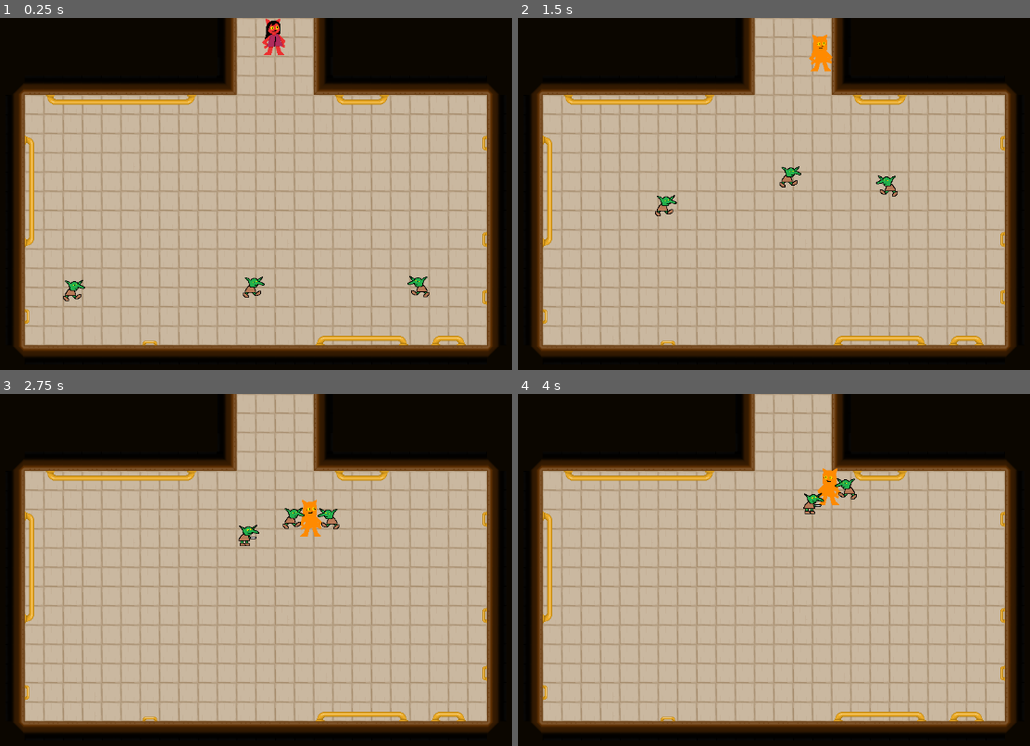
Above: before the commit, frames 1-4 (two rows, left to right).
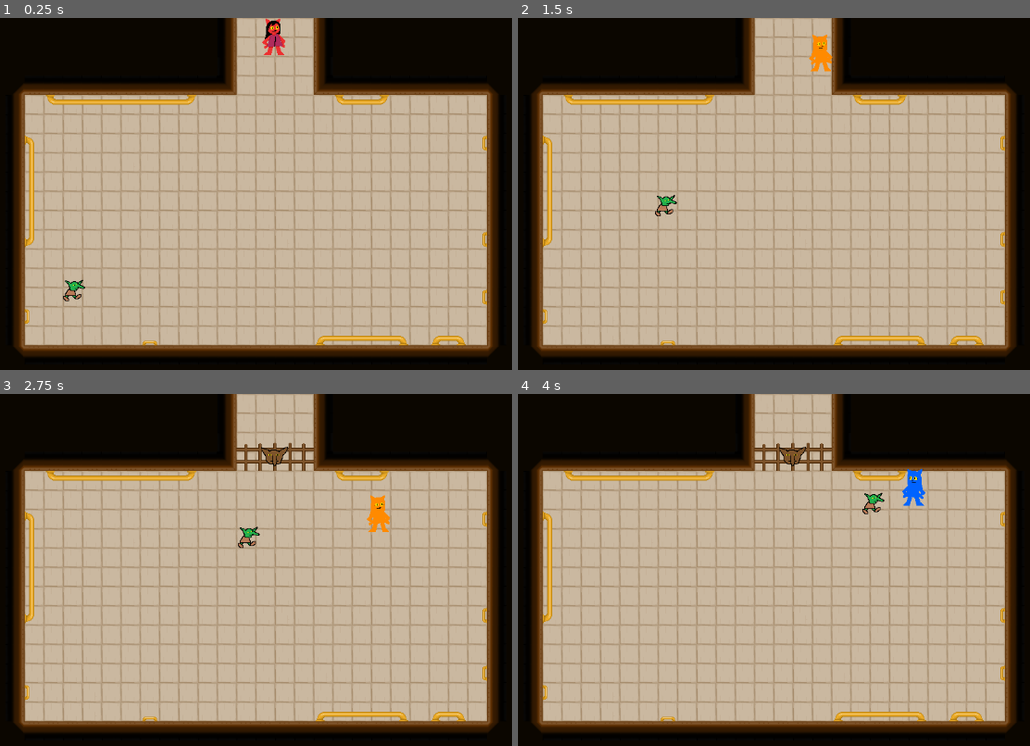
Above: after the commit, the same moments.

Repository: LUMIZ0NE/Steam-Garden
Game: Godot game, scene res://Scenes/room_2.tscn
Two runs of this game, one before a commit and one after it. Both use one fixed random seed, a clock stepped at 60 frames per second and the inputs below. This scene is started directly instead of the project's main scene.
Inputs (mouse positions are in pixels of both pictures, inside the frame that each line leads up to):
- Up to frame 1 (0.25 s): no input
- Up to frame 2 (1.5 s): move the mouse to (942, 204) at 0.52 s; hold D (move_right) 0.53-1.28 s; click (942, 204) at 0.6 s; move the mouse to (630, 246) at 1.27 s; hold S (move_down) from 1.28 s (still down); click (630, 246) at 1.35 s
- Up to frame 3 (2.75 s): move the mouse to (332, 510) at 2.02 s; release S (move_down) at 2.03 s; hold D (move_right) from 2.03 s (still down); click (332, 510) at 2.1 s
- Up to frame 4 (4 s): move the mouse to (738, 686) at 2.77 s; release D (move_right) at 2.78 s; hold W (move_up) 2.78-3.53 s; click (738, 686) at 2.85 s; move the mouse to (999, 665) at 3.52 s; hold A (move_left) from 3.53 s (still down); click (999, 665) at 3.6 s

The runs differ from the first frame. In frame 1, 0.3% of the frame differs, in the area x 47-84%, y 73-80%; in frame 2, 0.3%; in frame 3, 1.7%, in the area x 46-77%, y 13-44%; in frame 4, 1.7%.

Commit message:
added goblin gate
activates when the player passes over a certain area, cant be retriggered after gate closes.

Diff:
--- /dev/null
+++ b/Scenes/CollisionShape2D.gd
@@ -0,0 +1,11 @@
+extends CollisionShape2D
+
+
+# Called when the node enters the scene tree for the first time.
+func _ready():
+	pass # Replace with function body.
+
+
+# Called every frame. 'delta' is the elapsed time since the previous frame.
+func _process(delta):
+	pass
--- a/Scenes/goblin.gd
+++ b/Scenes/goblin.gd
@@ -7,6 +7,7 @@
 var health = 80
 var player_inrange = false
 var can_hurt = true
+var goblin_alive = true
 # Called when the node enters the scene tree for the first time.
 func _ready():
 	pass # Replace with function body.
@@ -14,8 +15,9 @@
 
 # Called every frame. 'delta' is the elapsed time since the previous frame.
 func _physics_process(delta):
-	goblin_move()
-	damages()
+	if goblin_alive == true:
+		goblin_move()
+		damages()
 
 func goblin_move():
 	var direction_to_player = global_position.direction_to(player.global_position)
@@ -44,17 +46,25 @@
 		$GoblinOuch.start()
 		can_hurt = false
 		if health <= 0:
-			self.queue_free()
+			$Sprite.play("die")
+			goblin_alive = false
+			$GoblinDies.start()
 
 
 func _on_player_goblin_stab():
-	$Sprite.play("attack")
+	if goblin_alive == true:
+		$Sprite.play("attack")
 
 
 
 func _on_player_goblin_stop():
-	$Sprite.play("default")
+	if goblin_alive == true:
+		$Sprite.play("default")
 
 
 func _on_goblin_ouch_timeout():
 	can_hurt = true
+
+
+func _on_goblin_dies_timeout():
+	self.queue_free()
--- a/Scenes/goblin.tscn
+++ b/Scenes/goblin.tscn
@@ -1,10 +1,15 @@
-[gd_scene load_steps=9 format=3 uid="uid://bqfmn77mvaoxj"]
+[gd_scene load_steps=14 format=3 uid="uid://bqfmn77mvaoxj"]
 
 [ext_resource type="Texture2D" uid="uid://dn655gixmxw6l" path="res://Sprites/goblin1.png" id="1_hafcw"]
 [ext_resource type="Script" path="res://Scenes/goblin.gd" id="1_uw36c"]
 [ext_resource type="Texture2D" uid="uid://7j43yu1ic6bu" path="res://Sprites/goblin2.png" id="2_3fbtt"]
 [ext_resource type="Texture2D" uid="uid://bsluk4b4mcua" path="res://Sprites/golbinAtk1.png" id="2_85whp"]
 [ext_resource type="Texture2D" uid="uid://bt4papfccfenv" path="res://Sprites/golbinAtk2.png" id="3_ht4c1"]
+[ext_resource type="Texture2D" uid="uid://cayd5g7fiklwd" path="res://Sprites/gobdie1.png" id="6_6y2jy"]
+[ext_resource type="Texture2D" uid="uid://bu5wtboq0f8lb" path="res://Sprites/gobdie5.png" id="7_2qaec"]
+[ext_resource type="Texture2D" uid="uid://cv4pd6sv7v4tm" path="res://Sprites/gobdie2.png" id="8_7c8e1"]
+[ext_resource type="Texture2D" uid="uid://cbpm4mg5mfgui" path="res://Sprites/gobdie3.png" id="9_bq32v"]
+[ext_resource type="Texture2D" uid="uid://1f2strlxvbfg" path="res://Sprites/gobdie4.png" id="10_et0dl"]
 
 [sub_resource type="SpriteFrames" id="SpriteFrames_4arau"]
 animations = [{
@@ -41,6 +46,35 @@
 "loop": true,
 "name": &"default",
 "speed": 8.0
+}, {
+"frames": [{
+"duration": 1.0,
+"texture": ExtResource("6_6y2jy")
+}, {
+"duration": 1.0,
+"texture": ExtResource("7_2qaec")
+}, {
+"duration": 1.0,
+"texture": ExtResource("8_7c8e1")
+}, {
+"duration": 1.0,
+"texture": ExtResource("7_2qaec")
+}, {
+"duration": 1.0,
+"texture": ExtResource("8_7c8e1")
+}, {
+"duration": 1.0,
+"texture": ExtResource("8_7c8e1")
+}, {
+"duration": 1.0,
+"texture": ExtResource("9_bq32v")
+}, {
+"duration": 1.0,
+"texture": ExtResource("10_et0dl")
+}],
+"loop": true,
+"name": &"die",
+"speed": 7.0
 }]
 
 [sub_resource type="CircleShape2D" id="CircleShape2D_b1jta"]
@@ -54,10 +88,10 @@
 
 [node name="Sprite" type="AnimatedSprite2D" parent="."]
 sprite_frames = SubResource("SpriteFrames_4arau")
-animation = &"attack"
+animation = &"die"
 autoplay = "default"
-frame = 3
-frame_progress = 0.460636
+frame = 6
+frame_progress = 0.178225
 
 [node name="GoblinHitbox" type="Area2D" parent="."]
 
@@ -70,7 +104,10 @@
 [node name="GoblinOuch" type="Timer" parent="."]
 wait_time = 0.663
 
+[node name="GoblinDies" type="Timer" parent="."]
+
 [connection signal="animation_finished" from="Sprite" to="." method="_on_sprite_animation_finished"]
 [connection signal="body_entered" from="GoblinHitbox" to="." method="_on_goblin_hitbox_body_entered"]
 [connection signal="body_exited" from="GoblinHitbox" to="." method="_on_goblin_hitbox_body_exited"]
 [connection signal="timeout" from="GoblinOuch" to="." method="_on_goblin_ouch_timeout"]
+[connection signal="timeout" from="GoblinDies" to="." method="_on_goblin_dies_timeout"]
--- /dev/null
+++ b/Scenes/goblin_gate.gd
@@ -0,0 +1,15 @@
+extends Area2D
+
+
+# Called when the node enters the scene tree for the first time.
+func _ready():
+	pass # Replace with function body.
+
+
+# Called every frame. 'delta' is the elapsed time since the previous frame.
+func _process(delta):
+	pass
+
+
+func _on_room_2_gate_close():
+	$AnimatedSprite2D.play("close")
--- /dev/null
+++ b/Scenes/goblin_gate.tscn
@@ -0,0 +1,77 @@
+[gd_scene load_steps=9 format=3 uid="uid://dnv73fao58yhu"]
+
+[ext_resource type="Texture2D" uid="uid://d0o6qmlgk10g8" path="res://Sprites/gobgate1.png" id="1_dwjua"]
+[ext_resource type="Script" path="res://Scenes/goblin_gate.gd" id="1_kj1rl"]
+[ext_resource type="Texture2D" uid="uid://dhq2dgvbrgebf" path="res://Sprites/gobgate2.png" id="2_aveno"]
+[ext_resource type="Texture2D" uid="uid://b71nle8hy3wti" path="res://Sprites/gobgate3.png" id="3_u35lp"]
+[ext_resource type="Texture2D" uid="uid://c1lk1qqt54lug" path="res://Sprites/gobgate4.png" id="4_v7pwt"]
+[ext_resource type="Texture2D" uid="uid://fh2k1mi0gswa" path="res://Sprites/gobgate5.png" id="5_w51la"]
+
+[sub_resource type="SpriteFrames" id="SpriteFrames_afrfy"]
+animations = [{
+"frames": [{
+"duration": 1.0,
+"texture": ExtResource("1_dwjua")
+}, {
+"duration": 1.0,
+"texture": ExtResource("2_aveno")
+}, {
+"duration": 1.0,
+"texture": ExtResource("3_u35lp")
+}, {
+"duration": 1.0,
+"texture": ExtResource("4_v7pwt")
+}],
+"loop": false,
+"name": &"close",
+"speed": 9.0
+}, {
+"frames": [{
+"duration": 1.0,
+"texture": ExtResource("4_v7pwt")
+}, {
+"duration": 1.0,
+"texture": ExtResource("5_w51la")
+}, {
+"duration": 1.0,
+"texture": ExtResource("4_v7pwt")
+}, {
+"duration": 1.0,
+"texture": ExtResource("4_v7pwt")
+}, {
+"duration": 1.0,
+"texture": ExtResource("4_v7pwt")
+}, {
+"duration": 1.0,
+"texture": ExtResource("4_v7pwt")
+}, {
+"duration": 1.0,
+"texture": ExtResource("4_v7pwt")
+}, {
+"duration": 1.0,
+"texture": ExtResource("4_v7pwt")
+}, {
+"duration": 1.0,
+"texture": ExtResource("4_v7pwt")
+}],
+"loop": true,
+"name": &"closed",
+"speed": 5.0
+}]
+
+[sub_resource type="RectangleShape2D" id="RectangleShape2D_fef6m"]
+size = Vector2(120, 44)
+
+[node name="GoblinGate" type="Area2D"]
+script = ExtResource("1_kj1rl")
+
+[node name="AnimatedSprite2D" type="AnimatedSprite2D" parent="."]
+sprite_frames = SubResource("SpriteFrames_afrfy")
+animation = &"close"
+autoplay = "close"
+frame = 3
+frame_progress = 1.0
+
+[node name="CollisionShape2D" type="CollisionShape2D" parent="."]
+position = Vector2(0, 8)
+shape = SubResource("RectangleShape2D_fef6m")
--- a/Scenes/room_2.gd
+++ b/Scenes/room_2.gd
@@ -1,5 +1,9 @@
 extends Node2D
+@onready var goblin_gate = $GoblinGate
+signal gate_close
 
+func _ready():
+	goblin_gate.hide()
 
 func _process(_delta):
 	change_scene()
@@ -19,3 +23,10 @@
 			print("s")
 			get_tree().change_scene_to_file("res://Scenes/world1.tscn")
 			Global.finish_changescenes()
+
+
+func _on_gate_check_body_entered(body):
+	if body.has_method("player"):
+		goblin_gate.show()
+		gate_close.emit()
+		$GateCheck.queue_free()
--- a/Scenes/room_2.tscn
+++ b/Scenes/room_2.tscn
@@ -6,6 +6,7 @@
 [ext_resource type="Texture2D" uid="uid://bcfjyjwyhfo5h" path="res://Tiles/roomso.png" id="3_vydml"]
 [ext_resource type="Texture2D" uid="uid://b0ak2hcfio7py" path="res://Tiles/rooms2.png" id="4_406oa"]
 [ext_resource type="PackedScene" uid="uid://bqfmn77mvaoxj" path="res://Scenes/goblin.tscn" id="4_fa1de"]
+[ext_resource type="PackedScene" uid="uid://dnv73fao58yhu" path="res://Scenes/goblin_gate.tscn" id="7_u1m7o"]
 
 [sub_resource type="TileSetAtlasSource" id="TileSetAtlasSource_vufpe"]
 texture = ExtResource("1_7a816")
@@ -74,6 +75,9 @@
 [sub_resource type="RectangleShape2D" id="RectangleShape2D_w58t3"]
 size = Vector2(132, 54)
 
+[sub_resource type="RectangleShape2D" id="RectangleShape2D_4bmt6"]
+size = Vector2(214, 34)
+
 [node name="Room2" type="Node2D"]
 script = ExtResource("1_dqfir")
 
@@ -98,13 +102,18 @@
 [node name="Goblin" parent="." instance=ExtResource("4_fa1de")]
 position = Vector2(266, 450)
 
-[node name="Goblin2" parent="." instance=ExtResource("4_fa1de")]
-position = Vector2(840, 447)
+[node name="GateCheck" type="Area2D" parent="."]
 
-[node name="Goblin3" parent="." instance=ExtResource("4_fa1de")]
-position = Vector2(565, 453)
+[node name="GateZone" type="CollisionShape2D" parent="GateCheck"]
+position = Vector2(600, 156)
+shape = SubResource("RectangleShape2D_4bmt6")
 
+[node name="GoblinGate" parent="." instance=ExtResource("7_u1m7o")]
+position = Vector2(600, 90)
+
+[connection signal="gate_close" from="." to="GoblinGate" method="_on_room_2_gate_close"]
 [connection signal="goblin_stab" from="Player" to="Goblin" method="_on_player_goblin_stab"]
 [connection signal="goblin_stop" from="Player" to="Goblin" method="_on_player_goblin_stop"]
 [connection signal="body_entered" from="Room2Exit" to="." method="_on_room_2_exit_body_entered"]
 [connection signal="body_exited" from="Room2Exit" to="." method="_on_room_2_exit_body_exited"]
+[connection signal="body_entered" from="GateCheck" to="." method="_on_gate_check_body_entered"]
Not shown: 1 places in Scenes/room_2.tscn that only renumber resources
Binary file added: Sprites/gobdie1.png
Not shown, added: Sprites/gobdie1.png.import
Binary file added: Sprites/gobdie2.png
Not shown, added: Sprites/gobdie2.png.import
Binary file added: Sprites/gobdie3.png
Not shown, added: Sprites/gobdie3.png.import
Binary file added: Sprites/gobdie4.png
Not shown, added: Sprites/gobdie4.png.import
Binary file added: Sprites/gobdie5.png
Not shown, added: Sprites/gobdie5.png.import
Binary file added: Sprites/gobgate1.png
(and 9 more such lines)
